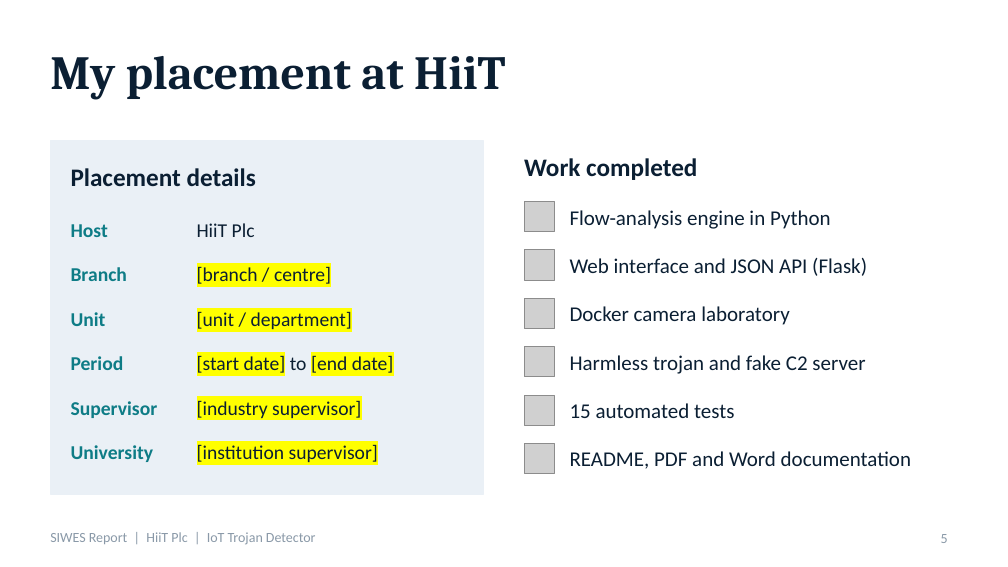
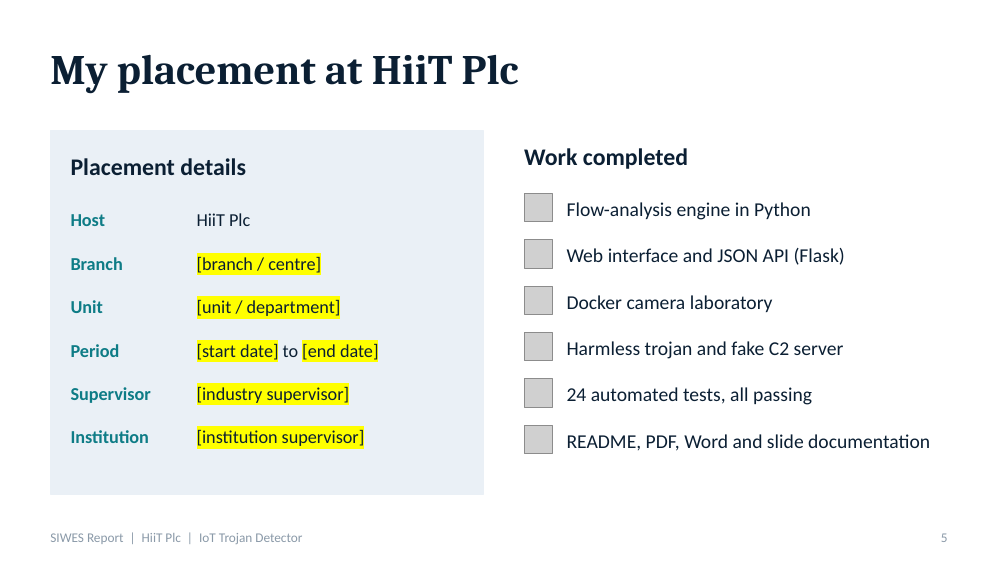
Before and after one commit to emmanuelekopimo/build-with-ai, a slide deck: slide 5 of docs/SIWES-Presentation-HiiT-Plc-IoT-Trojan-Detector.pptx. Drawn at 1008x567 pixels with LibreOffice and Linux fonts; fonts in the diff are those of the drawing; grey boxes stand for pictures. Boxes give left, top, right and bottom in pixels: in the first picture for what was removed or moved away, otherwise in the second. Text is boxed around its words. In the diff, an @@ line names an element or a change of style, - is before the commit and + after.

```diff
--- a/docs/SIWES-Presentation-HiiT-Plc-IoT-Trojan-Detector.pptx
+++ b/docs/SIWES-Presentation-HiiT-Plc-IoT-Trojan-Detector.pptx
@@ title at [50, 54, 519, 94]: text changed; size 34 to 30 pt @@
-My placement at HiiT
+My placement at HiiT Plc
@@ rectangle: place and size @@
-rectangle at [50, 141, 484, 494]
+rectangle at [50, 131, 484, 494]
@@ text "Placement details" at [71, 158, 246, 175]: size 18 to 17 pt @@
@@ text "Work completed" at [524, 148, 688, 169]: size 18 to 17 pt @@
@@ text "Flow-analysis engine in Python": place and size @@
-text "Flow-analysis engine in Python" at [570, 210, 831, 229]
+text "Flow-analysis engine in Python" at [567, 202, 811, 220]
@@ text "Web interface and JSON API ...": place and size @@
-text "Web interface and JSON API ..." at [570, 258, 867, 276]
+text "Web interface and JSON API ..." at [567, 248, 845, 265]
@@ 8 texts, 3 pictures: place and size @@
-8 texts, 3 pictures at [71, 158, 697, 329]
+8 texts, 3 pictures at [71, 148, 688, 318]
@@ text "Docker camera laboratory": place and size @@
-text "Docker camera laboratory" at [570, 306, 790, 325]
+text "Docker camera laboratory" at [567, 295, 773, 312]
@@ size 15 to 14 pt in 4 elements at [567, 202, 811, 220], [567, 248, 845, 265], [567, 295, 773, 312], [567, 341, 844, 359] @@
@@ text "Harmless trojan and fake C2 ...": place and size @@
-text "Harmless trojan and fake C2 ..." at [570, 355, 865, 374]
+text "Harmless trojan and fake C2 ..." at [567, 341, 844, 359]
@@ text at [567, 387, 812, 405]: text changed; size 15 to 14 pt @@
-15 automated tests
+24 automated tests, all passing
@@ size 14 to 13 pt in 11 elements at [71, 214, 106, 226], [197, 213, 250, 226], [71, 257, 123, 270], [197, 256, 321, 273], [71, 300, 103, 313], [197, 298, 341, 318], [71, 344, 120, 357], [197, 342, 379, 362], [71, 387, 151, 403], [197, 385, 350, 405], [197, 428, 365, 448] @@
@@ 5 texts, 2 pictures: place and size @@
-5 texts, 2 pictures at [71, 347, 554, 462]
+5 texts, 2 pictures at [71, 333, 552, 448]
@@ text at [71, 430, 149, 443]: text changed; size 14 to 13 pt @@
-University
+Institution
@@ picture: place and size @@
-picture at [524, 444, 554, 474]
+picture at [524, 425, 552, 454]
@@ text at [567, 434, 930, 451]: text changed; size 15 to 14 pt @@
-README, PDF and Word documentation
+README, PDF, Word and slide documentation
@@ text "SIWES Report | HiiT Plc ..." at [50, 533, 302, 544]: size 10 to 9.5 pt @@
```
Also in this commit, not shown: 15 other slides changed, 8 slides added, 3 slides removed, 1 other file.
